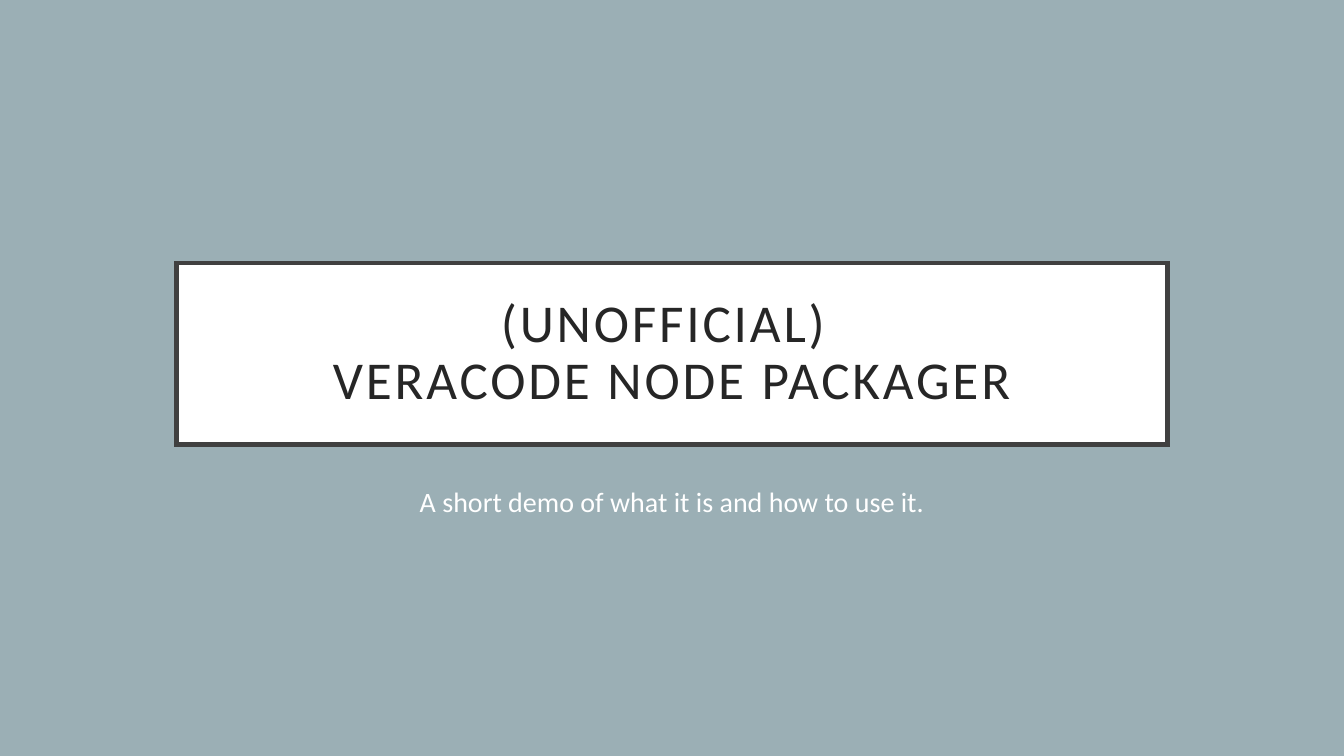
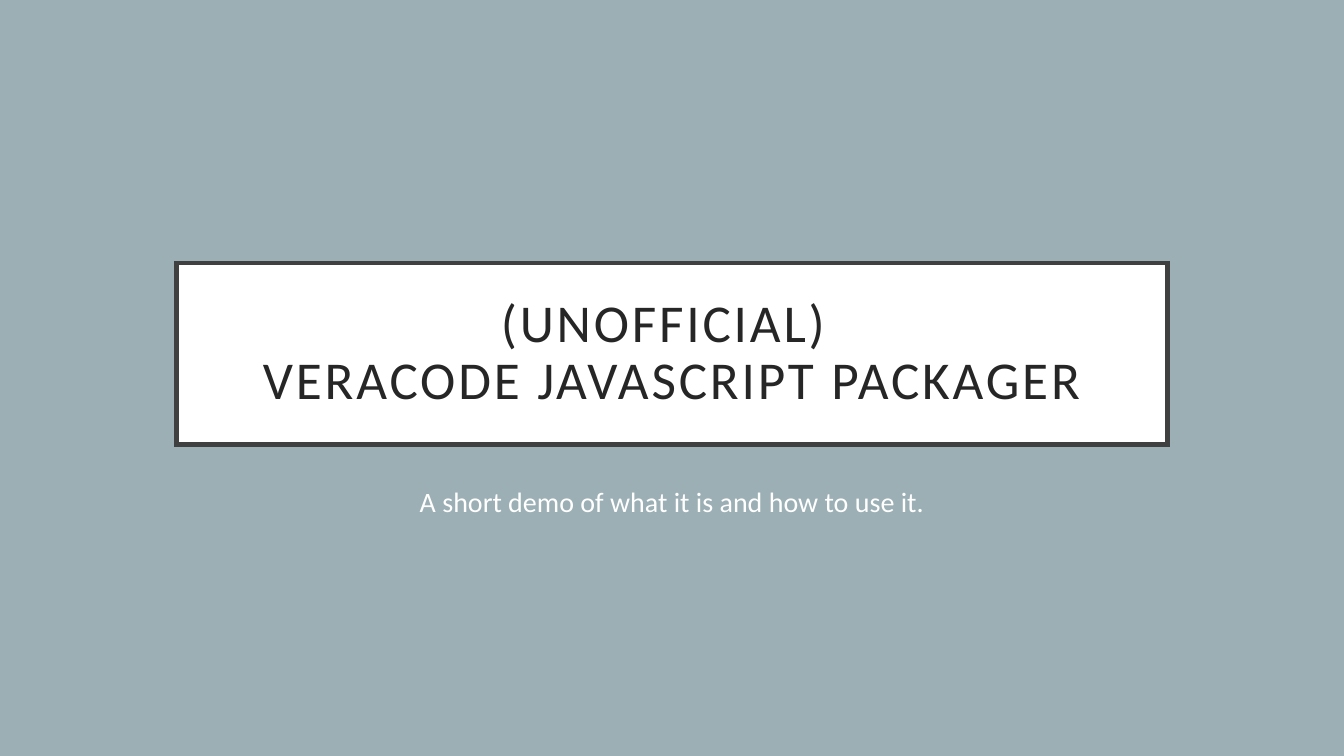
Before and after one commit to dub-flow/veracode-javascript-packager, a slide deck: slide 1 of demo.pptx. Drawn at 1344x756 pixels with LibreOffice and Linux fonts; fonts in the diff are those of the drawing. Boxes give left, top, right and bottom in pixels: in the first picture for what was removed or moved away, otherwise in the second. Text is boxed around its words. In the diff, an @@ line names an element or a change of style, - is before the commit and + after.

```diff
--- a/demo.pptx
+++ b/demo.pptx
@@ title at [263, 303, 1079, 400]: text changed @@
-(UNOFFICIAL)
-VERACODE NODE PACKAGER
+(UNOFFICIAL)
+VERACODE JAVASCRIPT PACKAGER
```
Also in this commit, not shown: 5 other slides changed, 1 slide removed.
